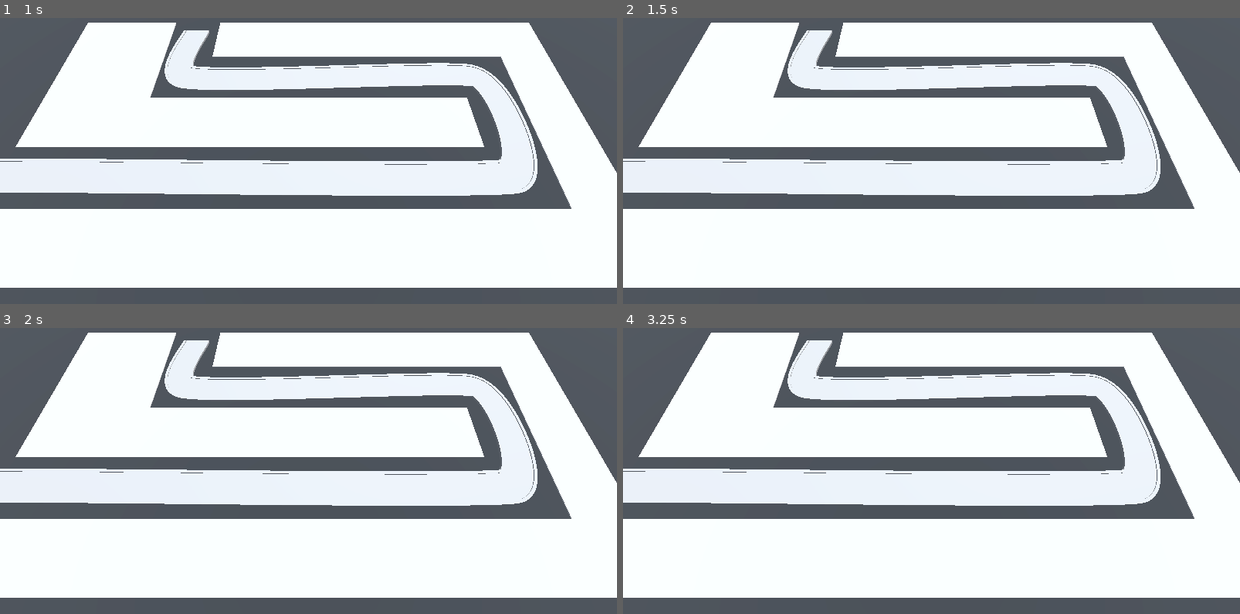
Above: before the commit, frames 1-4 (two rows, left to right).
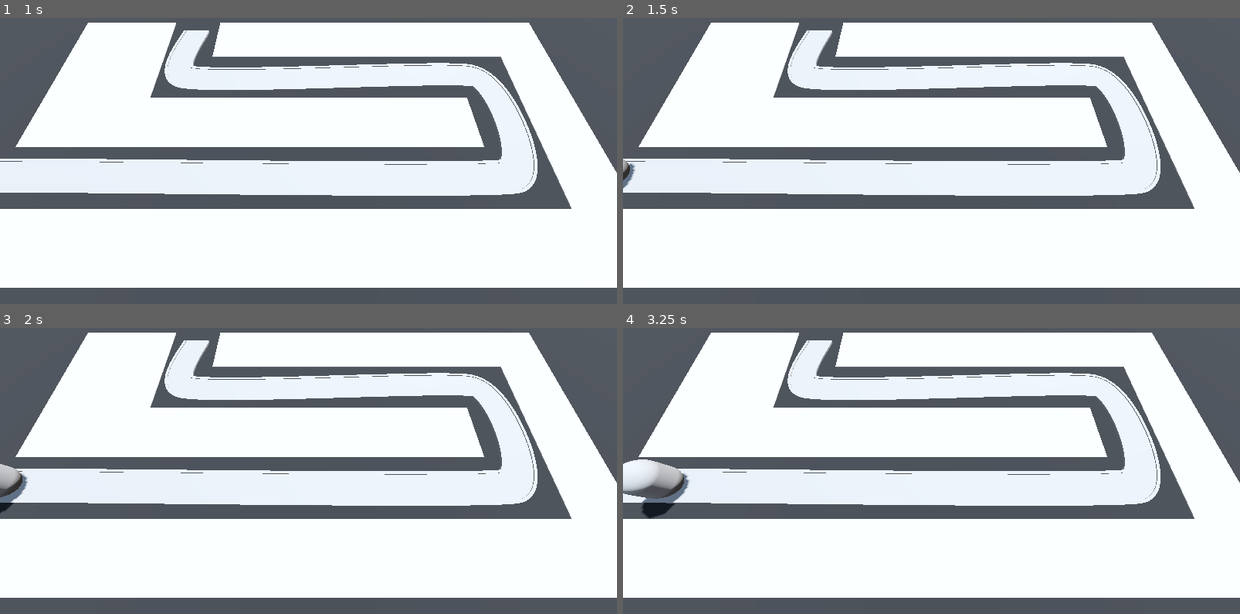
Above: after the commit, the same moments.

Repository: MateuszKosowski/Barbarian-Tower-Defense
Game: Godot game, scene res://Scenes/BaseLvl.tscn
Two runs of this game, one before a commit and one after it. Both use one fixed random seed, a clock stepped at 60 frames per second and the inputs below. Before the commit the project has no main scene; this scene is started directly in both runs.
Inputs:
- Up to frame 1 (1 s): tap Enter at 0.5 s
- Up to frame 2 (1.5 s): tap Space at 1.25 s
- Up to frame 3 (2 s): no input
- Up to frame 4 (3.25 s): no input

Frame 1 is identical in both runs. In frame 2, 0.1% of the frame differs, in the area x 0-3%, y 49-60%; in frame 3, 0.5%; in frame 4, 1.3%, in the area x 0-11%, y 45-67%.

Commit message:
Add enemy

Diff:
--- a/Scenes/BaseLvl.tscn
+++ b/Scenes/BaseLvl.tscn
@@ -1,6 +1,7 @@
-[gd_scene load_steps=7 format=3 uid="uid://c2rwh2jkn8pn1"]
+[gd_scene load_steps=8 format=3 uid="uid://c2rwh2jkn8pn1"]
 
 [ext_resource type="MeshLibrary" uid="uid://w1r1yu7eorj8" path="res://MeshLibraries/SpaceLib.tres" id="1_q5k2q"]
+[ext_resource type="PackedScene" uid="uid://b5f4u1bvar021" path="res://Scenes/Enemy/Enemy.tscn" id="2_seqym"]
 
 [sub_resource type="ProceduralSkyMaterial" id="ProceduralSkyMaterial_xbfr8"]
 sky_horizon_color = Color(0.64625, 0.65575, 0.67075, 1)
@@ -93,3 +94,6 @@
 path_continuous_u = true
 path_u_distance = 1.0
 path_joined = false
+
+[node name="Enemy" parent="Path3D" instance=ExtResource("2_seqym")]
+transform = Transform3D(0.149712, 0, -0.98871, 0, 1, 0, 0.98871, 0, 0.149712, -23, 0, 6)
--- /dev/null
+++ b/Scenes/Enemy/Enemy.gd
@@ -0,0 +1,6 @@
+extends PathFollow3D
+
+@export var speed: float = 2.0
+
+func _process(delta: float) -> void:
+	$".".progress += (delta * speed)
--- /dev/null
+++ b/Scenes/Enemy/Enemy.tscn
@@ -0,0 +1,16 @@
+[gd_scene load_steps=3 format=3 uid="uid://b5f4u1bvar021"]
+
+[ext_resource type="Script" path="res://Scenes/Enemy/Enemy.gd" id="1_r3yuj"]
+
+[sub_resource type="CapsuleMesh" id="CapsuleMesh_77pwe"]
+radius = 1.0
+height = 3.0
+
+[node name="Enemy" type="PathFollow3D"]
+transform = Transform3D(0.999981, 0, 0, 0, 1, 0, 0, 0, 0.999981, 0, 0, 0)
+loop = false
+script = ExtResource("1_r3yuj")
+
+[node name="MeshInstance3D" type="MeshInstance3D" parent="."]
+transform = Transform3D(1, 0, 0, 0, 1, 0, 0, 0, 1, 0, 1.5, 0)
+mesh = SubResource("CapsuleMesh_77pwe")
--- a/project.godot
+++ b/project.godot
@@ -11,5 +11,6 @@
 [application]
 
 config/name="Barbarian Tower Defense"
+run/main_scene="res://Scenes/BaseLvl.tscn"
 config/features=PackedStringArray("4.2", "Forward Plus")
 config/icon="res://icon.svg"
Not shown: 4 places in MeshLibraries/SpaceLib.tres that only renumber resources
